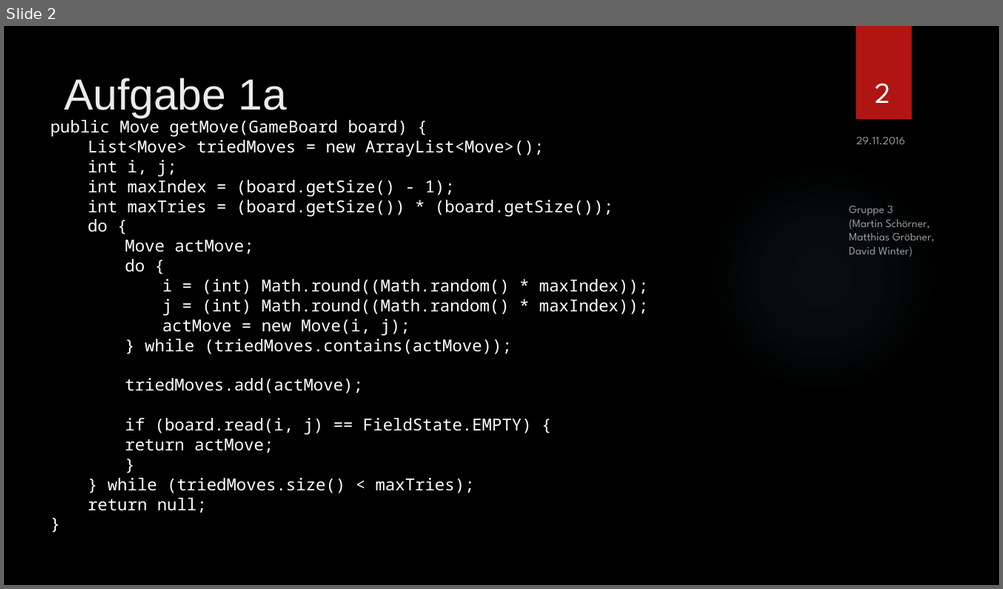
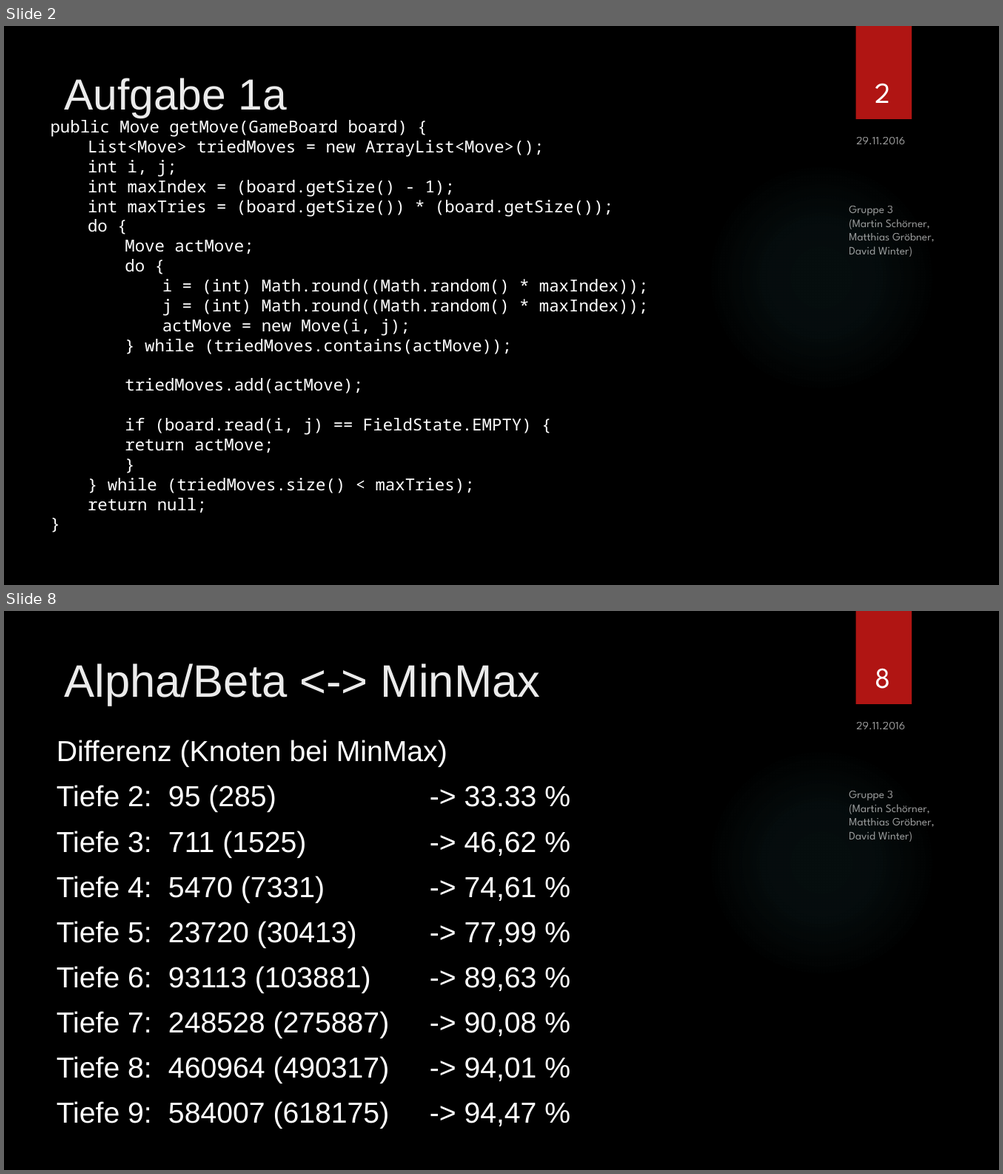
Before and after one commit to SOAS-Uni-Augsburg/ws16-17-group-03, a slide deck: Blatt-06/Präsentation.pptx. Shown one above the other, each under a label of ours: slide 2 before the commit, slides 2 and 8 after it; the slides between them are not shown. The pictures are 1003x589 and 1003x1174 pixels, drawn with LibreOffice and Linux fonts; fonts in the diff are those of the drawing; background and template pictures are left out. Boxes give left, top, right and bottom in pixels: in the first picture for what was removed or moved away, otherwise in the second. Text is boxed around its words. In the diff, an @@ line names an element or a change of style, - is before the commit and + after.

```diff
--- a/Blatt-06/Präsentation.pptx
+++ b/Blatt-06/Präsentation.pptx
@@ slide 8 added at (4,611,999,1170), background picture (left out); not listed: 2 template elements that a slide beside it also shows @@
@@ title added at (64,664,540,706), 44 pt, text #EBEBEB @@
+Alpha/Beta <-> MinMax
@@ page number added at (875,668,891,689), 28 pt, text #FFFFFF @@
+8
@@ text added at (57,740,537,1129), 28 pt, text #FFFFFF @@
+Differenz (Knoten bei MinMax)
+Tiefe 2: 95 (285) -> 33.33 %
+Tiefe 3: 711 (1525) -> 46,62 %
+Tiefe 4: 5470 (7331) -> 74,61 %
+Tiefe 5: 23720 (30413) -> 77,99 %
+Tiefe 6: 93113 (103881) -> 89,63 %
+Tiefe 7: 248528 (275887) -> 90,08 %
+Tiefe 8: 460964 (490317) -> 94,01 %
+Tiefe 9: 584007 (618175) -> 94,47 %
@@ text added at (856,722,905,729), 11 pt, text #FFFFFF at 60% opacity @@
+29.11.2016
@@ text added at (848,791,934,842), 11 pt, text #FFFFFF at 60% opacity @@
+Gruppe 3
+(Martin Schörner,
+Matthias Gröbner,
+David Winter)
```
Also in this commit, not shown: 4 slides changed, 1 other slide added, 5 other files.
